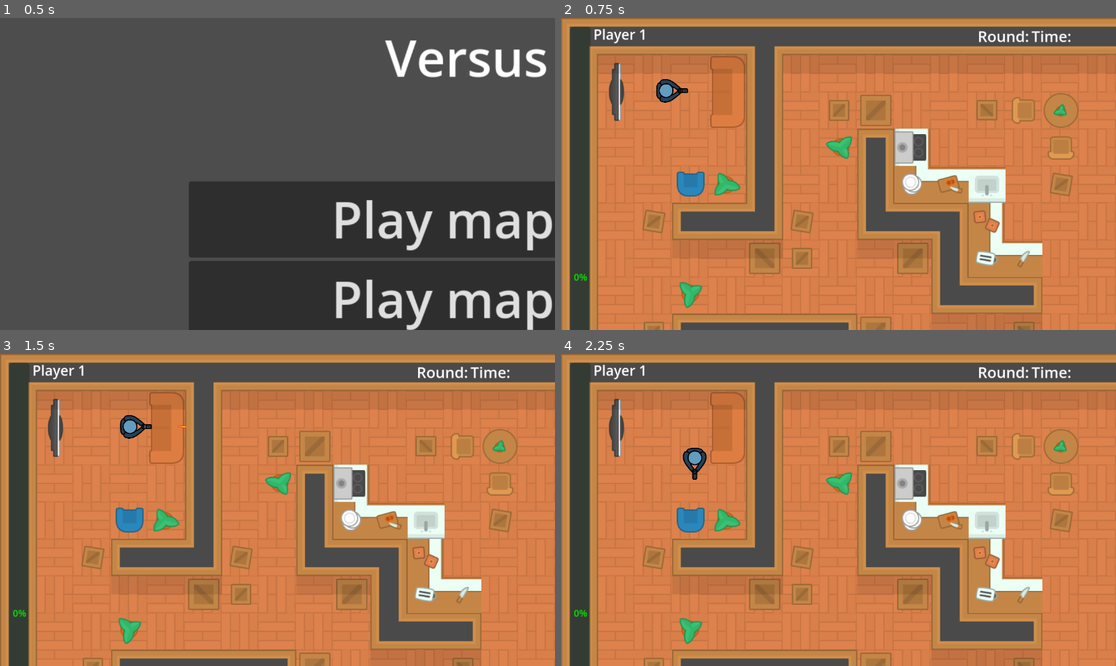
Above: before the commit, frames 1-4 (two rows, left to right).
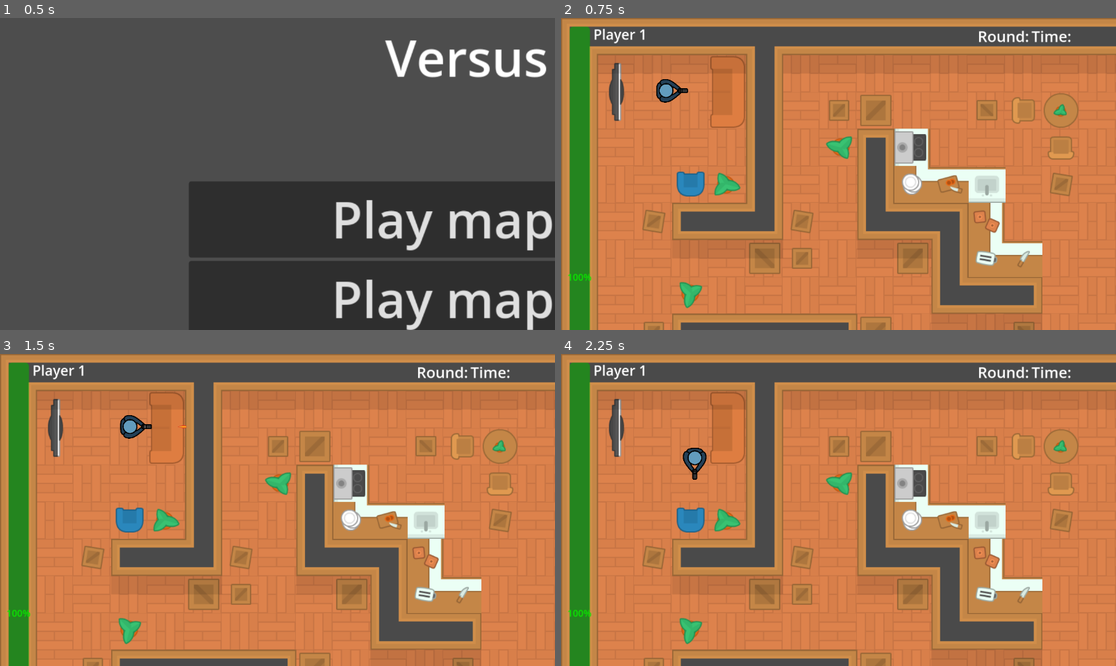
Above: after the commit, the same moments.

Repository: Atajin/couch-commandos
Game: Godot game, scene res://menus/main_menu.tscn
The game is run twice, just before and just after one commit, with the same random seed, the same clock (stepped at 60 frames per second) and the same inputs.
Inputs:
- Up to frame 1 (0.5 s): no input
- Up to frame 2 (0.75 s): click "Play map 1" at 0.5 s
- Up to frame 3 (1.5 s): tap Enter at 1.25 s; hold D (move_right_p1) from 1.28 s (still down); tap Space (shoot_p1) at 1.35 s
- Up to frame 4 (2.25 s): tap Space (shoot_p1) at 2 s; release D (move_right_p1) at 2.03 s; hold S (move_down_p1) from 2.03 s (still down); tap Keypad Enter (shoot_p2) at 2.1 s

Frame 1 is identical in both runs. In frame 2, 3.6% of the frame differs, in the area x 1-6%, y 2-100%; in frame 3, 3.6%; in frame 4, 3.6%.
Error before the commit: Invalid assignment of property or key 'text' with value of type 'String' on a base object of type 'null instance'. (res://scripts/hud.gd:17)

Commit message:
Working health bars

Diff:
--- a/maps/map_1.tscn
+++ b/maps/map_1.tscn
@@ -4449,7 +4449,6 @@
 tile_map_data = PackedByteArray("AAADAAkAAAASAAUAAAAEAAkAAAASAAUAAAAFAAkAAAASAAUAAAAGAAEAAAASAAUAAAAHAAEAAAASAAUAAAAIAA …(1104 unchanged characters)…
 tile_set = SubResource("TileSet_vma62")
 
-
 [node name="Player1" parent="." instance=ExtResource("3_d3c3w")]
 position = Vector2(188, 126)
 
@@ -4459,8 +4458,8 @@
 
 [node name="BulletPool" parent="." instance=ExtResource("4_fh72r")]
 
-[node name="HUD" parent="." instance=ExtResource("5_nixxi")]
-
 [node name="PlayerSpawn1" type="Marker2D" parent="."]
 
 [node name="PlayerSpawn2" type="Marker2D" parent="."]
+
+[node name="HUD" parent="." instance=ExtResource("5_nixxi")]
--- a/menus/hud.tscn
+++ b/menus/hud.tscn
@@ -1,9 +1,8 @@
-[gd_scene load_steps=5 format=3 uid="uid://ll8w686waxfu"]
+[gd_scene load_steps=4 format=3 uid="uid://ll8w686waxfu"]
 
 [ext_resource type="Texture2D" uid="uid://b1crusyigmk57" path="res://sprites/bullets/bullet_counter_image.png" id="1_32tqc"]
 [ext_resource type="Script" path="res://scripts/hud.gd" id="1_mvyda"]
 [ext_resource type="Texture2D" uid="uid://cx2mytocwmuud" path="res://sprites/bullets/bullet_counter_image_reverse.png" id="2_64o7r"]
-[ext_resource type="Script" path="res://scripts/health_bar.gd" id="4_4hx82"]
 
 [node name="HUD" type="Control"]
 layout_mode = 3
@@ -54,14 +53,13 @@
 [node name="HealthBar1" type="ProgressBar" parent="."]
 modulate = Color(0.0429479, 0.957612, 0, 1)
 layout_mode = 0
-offset_left = 15.0
+offset_left = 14.0
 offset_top = 15.0
-offset_right = 50.0
+offset_right = 49.0
 offset_bottom = 881.0
 step = 1.0
 value = 100.0
 fill_mode = 3
-script = ExtResource("4_4hx82")
 
 [node name="HealthBar2" type="ProgressBar" parent="."]
 modulate = Color(0.0431373, 0.956863, 0, 1)
@@ -73,7 +71,6 @@
 step = 1.0
 value = 100.0
 fill_mode = 3
-script = ExtResource("4_4hx82")
 
 [node name="PlayerName1" type="Label" parent="."]
 layout_mode = 0
--- a/menus/ui_health.tscn
+++ /dev/null
@@ -1,27 +0,0 @@
-[gd_scene load_steps=3 format=3 uid="uid://dwtqp7otiljq4"]
-
-[ext_resource type="PackedScene" uid="uid://dbv55xpjca5ex" path="res://scenes/map_1.tscn" id="1_flomt"]
-[ext_resource type="Script" path="res://scripts/health_bar.gd" id="1_pj12e"]
-
-[node name="UiHealth" type="Control"]
-layout_mode = 3
-anchors_preset = 15
-anchor_right = 1.0
-anchor_bottom = 1.0
-offset_left = 49.0
-offset_top = 24.0
-grow_horizontal = 2
-grow_vertical = 2
-
-[node name="Node2D" parent="." instance=ExtResource("1_flomt")]
-
-[node name="HealthBar" type="ProgressBar" parent="."]
-layout_mode = 0
-offset_left = 15.0
-offset_top = 15.0
-offset_right = 50.0
-offset_bottom = 855.0
-step = 1.0
-value = 100.0
-fill_mode = 3
-script = ExtResource("1_pj12e")
--- a/scripts/globals.gd
+++ b/scripts/globals.gd
@@ -1,12 +1,20 @@
 extends Node
 
-signal player_ammo_changed(new_value)
+signal player_ammo_changed(new_value, is_player_one)
+signal player_health_changed(new_value, is_player_one)
 
+const MAX_PLAYER_HEALTH: int = 100
 const MAX_PISTOL_AMMO: int = 9
 
 var hud: Node = null
-var player1_health: int = 100
-var player2_health: int = 100
+var player1_health: int = MAX_PLAYER_HEALTH:
+	set(value):
+		player1_health = value
+		player_health_changed.emit(value, true)
+var player2_health: int = MAX_PLAYER_HEALTH:
+	set(value):
+		player2_health = value
+		player_health_changed.emit(value, false)
 var player1_pistol_ammo: int = MAX_PISTOL_AMMO:
 	set(value):
 		player1_pistol_ammo = value
--- a/scripts/health_bar.gd
+++ /dev/null
@@ -1,22 +0,0 @@
-extends ProgressBar
-
-var health_bar: int = 100
-var max_health: int = 100
-
-
-# Called when the node enters the scene tree for the first time.
-func _ready():
-	value = health_bar
-
-
-# Called every frame. 'delta' is the elapsed time since the previous frame.
-func _process(delta):
-	damage(10)
-	print(health_bar)
-	value = health_bar
-
-
-func damage(dmg : int): #fonction pour les dmg
-
-	health_bar -= dmg
-	health_bar = clamp(health_bar, 0, max_health)
--- a/scripts/hud.gd
+++ b/scripts/hud.gd
@@ -5,6 +5,7 @@
 func _ready() -> void:
 	globals.hud = self
 	globals.player_ammo_changed.connect(_on_ammo_changed)
+	globals.player_health_changed.connect(_on_health_changed)
 
 
 # Called every frame. 'delta' is the elapsed time since the previous frame.
@@ -14,6 +15,12 @@
 
 func _on_ammo_changed(new_value: int, is_player_one: bool) -> void:
 	if is_player_one:
-		$"HBoxContainer/Bullet Amount".text = str(new_value) + "/9"
+		$"HBoxContainer/BulletAmount".text = str(new_value) + "/9"
 	else:
-		$"HBoxContainer2/Bullet Amount".text = str(new_value) + "/9"
+		$"HBoxContainer2/BulletAmount".text = str(new_value) + "/9"
+
+func _on_health_changed(new_value: int, is_player_one: bool) -> void:
+	if is_player_one:
+		$"HealthBar1".value = new_value
+	else:
+		$"HealthBar2".value = new_value
Not shown: 1 places in maps/map_1.tscn that only renumber resources
